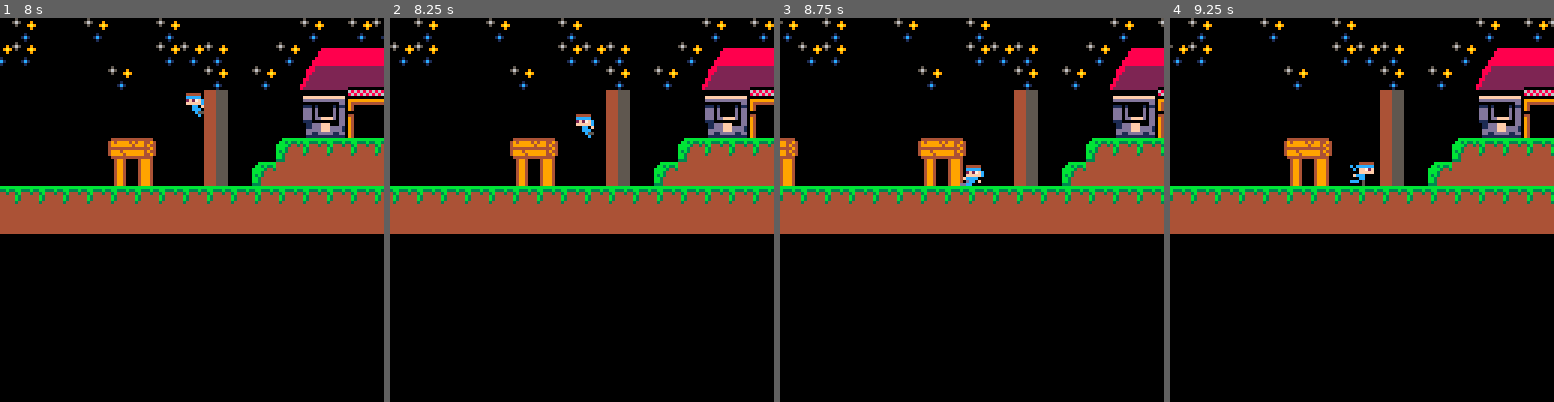
Above: before the commit, frames 1-4 (left to right).
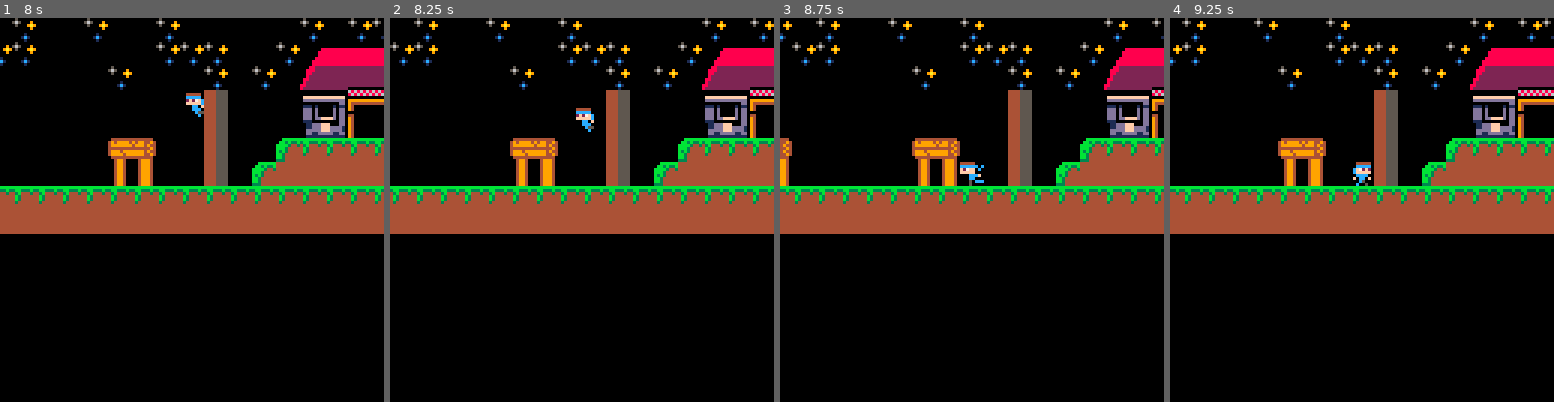
Above: after the commit, the same moments.

Repository: vern3432/carts
Game: PICO-8 cartridge project_step.p8
Same seed, same stepped clock (60 frames per second), same inputs: the game is played once before the commit and once after it.
Inputs:
- Up to frame 1 (8 s): tap X (X key) at 0.33, 1.07, 1.85, 2.97, 4.08, 5.2, 6.32, 7.43 s; hold Right 1.6-2.1 s; hold Right 2.47-3.03 s; hold Left 3.08-3.58 s; hold Right 4.02-4.68 s; hold Left 5.08-5.68 s; hold Right 6.08-6.58 s; hold Right 6.63-7.13 s; hold Right from 7.5 s (still down)
- Up to frame 2 (8.25 s): release Right at 8.07 s; hold Left from 8.12 s (still down)
- Up to frame 3 (8.75 s): tap X (X key) at 8.55 s; release Left at 8.62 s
- Up to frame 4 (9.25 s): hold Right from 9.05 s (still down)

Frame 1 is identical in both runs. In frame 2, 0.3% of the frame differs, in the area x 48-54%, y 23-32%; in frame 3, 8.9%, in the area x 0-100%, y 0-49%; in frame 4, 8.5%.

Commit message:
Wall sliding now kind of works, while in motion, gravity still not fixed

Diff:
--- a/project_step.p8
+++ b/project_step.p8
@@ -113,7 +113,7 @@
   --physics for wall sliding
 if player.wallsliding and player.falling then
     if  btn(➡️) or btn(⬅️) then
-    gravity=.07
+    gravity=.03
 else
   gravity=.3
     end
@@ -124,11 +124,30 @@
     player.dx-=player.acc
     player.running=true
     player.flp=true
-  end
+    --wall sliding while moving directionally
+    if player.wallsliding and player.falling then
+      if  btn(➡️) or btn(⬅️) then
+      gravity=.03
+  else
+    gravity=.3
+      end
+
+  end
+  end
+
   if btn(➡️) then
     player.dx+=player.acc
     player.running=true
     player.flp=false
+        --wall sliding while moving directionally
+    if player.wallsliding and player.falling then
+      if  btn(➡️) or btn(⬅️) then
+      gravity=.03
+  else
+    gravity=.3
+      end
+
+  end
   end
 
   --slide
